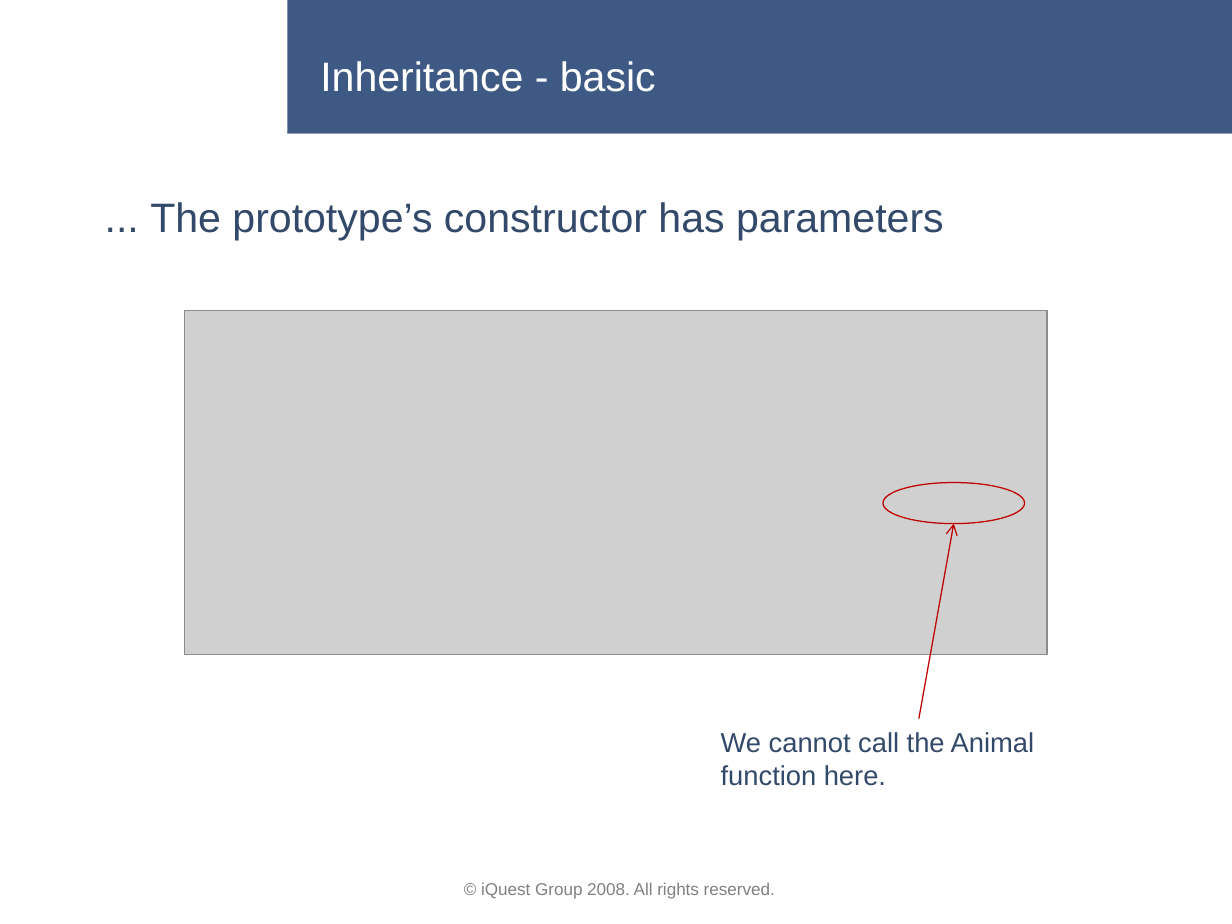
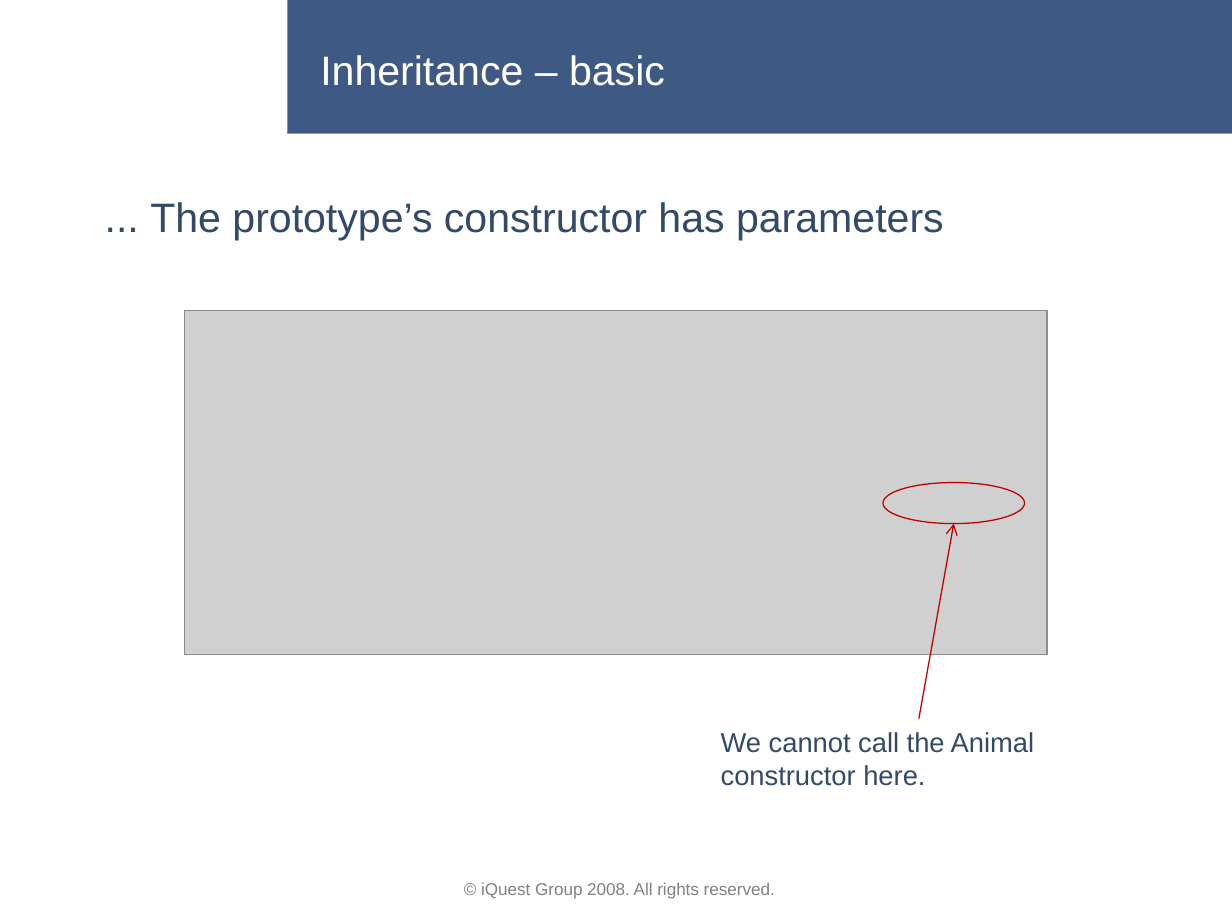
Before and after one commit to lastunicorn/BioCalcJs, a slide deck: slide 11 of doc/BioCalc Presentation.pptx. Drawn at 1232x924 pixels with LibreOffice and Linux fonts; fonts in the diff are those of the drawing; grey boxes stand for pictures; background and template pictures are left out. Boxes give left, top, right and bottom in pixels: in the first picture for what was removed or moved away, otherwise in the second. Text is boxed around its words. In the diff, an @@ line names an element or a change of style, - is before the commit and + after.

```diff
--- a/doc/BioCalc Presentation.pptx
+++ b/doc/BioCalc Presentation.pptx
@@ title at [320,55,665,86]: text changed @@
-Inheritance - basic
+Inheritance – basic
@@ text at [721,732,1034,786]: text changed @@
-We cannot call the Animal function here.
+We cannot call the Animal constructor here.
```
Also in this commit, not shown: 15 other slides changed, 9 slides added, 2 other files.
